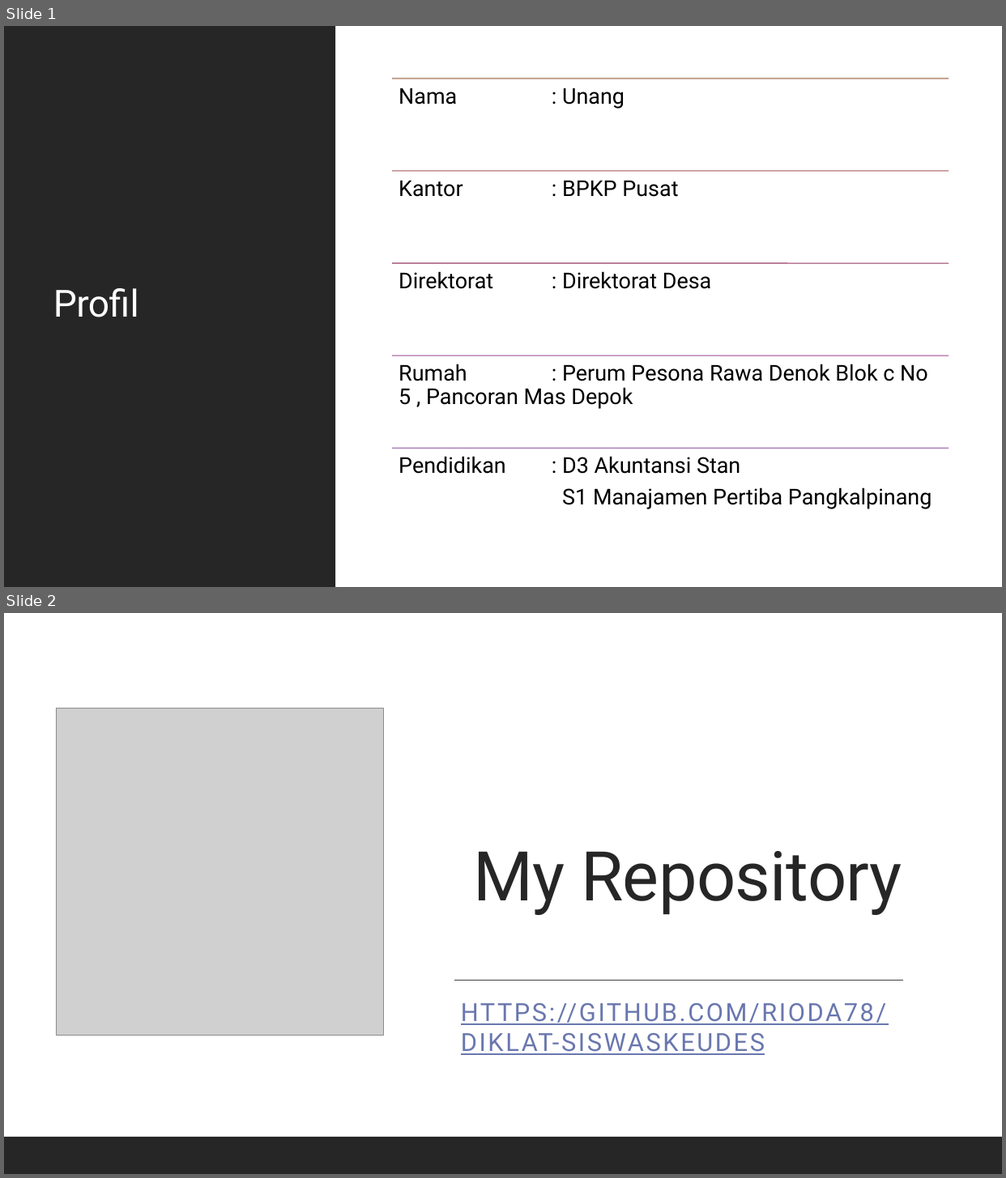
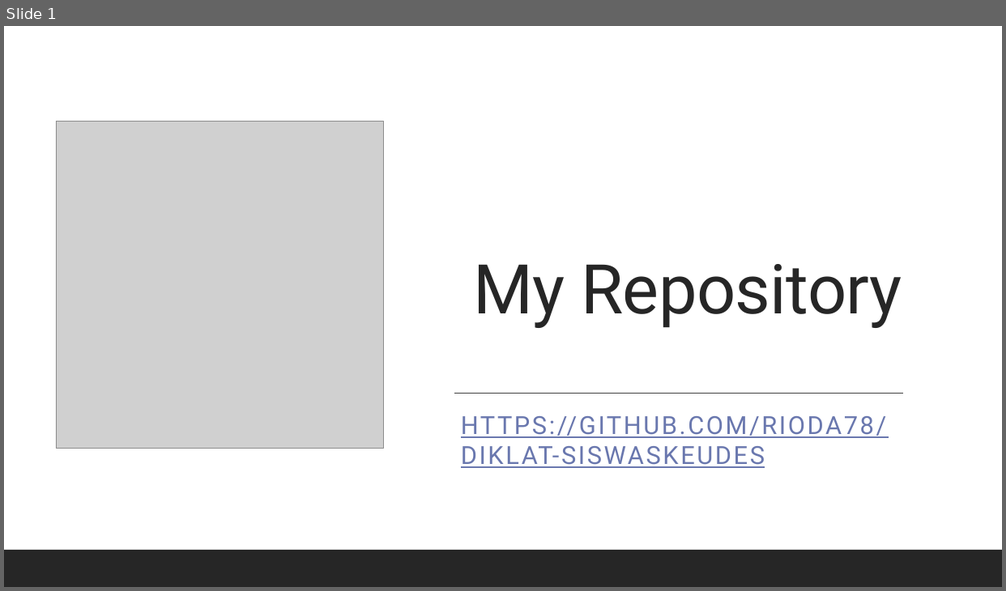
Before and after one commit to rioda78/Diklat-Siswaskeudes, a slide deck: How to Run.pptx. Shown one above the other, each under a label of ours: slides 1 and 2 before the commit, slide 1 after it. The pictures are 1006x1178 and 1006x591 pixels, drawn with LibreOffice and Linux fonts; fonts in the diff are those of the drawing; grey boxes stand for pictures. Boxes give left, top, right and bottom in pixels: in the first picture for what was removed or moved away, otherwise in the second. Text is boxed around its words. In the diff, an @@ line names an element or a change of style, - is before the commit and + after.

```diff
--- a/How to Run.pptx
+++ b/How to Run.pptx
@@ slide 1 removed at bbox=[4, 26, 1002, 587], background #FFFFFF @@
@@ rectangle removed at bbox=[4, 26, 335, 587] @@
@@ rectangle removed at bbox=[5, 26, 1002, 587] @@
@@ title removed at bbox=[53, 288, 139, 318] @@
-Profil
@@ group removed at bbox=[393, 79, 948, 510]: 5 lines, 5 texts @@
-Nama : Unang
-Kantor : BPKP Pusat
-Direktorat : Direktorat Desa
-Rumah : Perum Pesona Rawa Denok Blok c No 5 , Pancoran Mas Depok
-Pendidikan : D3 Akuntansi Stan
-S1 Manajamen Pertiba Pangkalpinang
@@ rectangle removed at bbox=[4, 550, 1002, 587] @@
@@ what was slide 2 is now slide 1 @@
```
